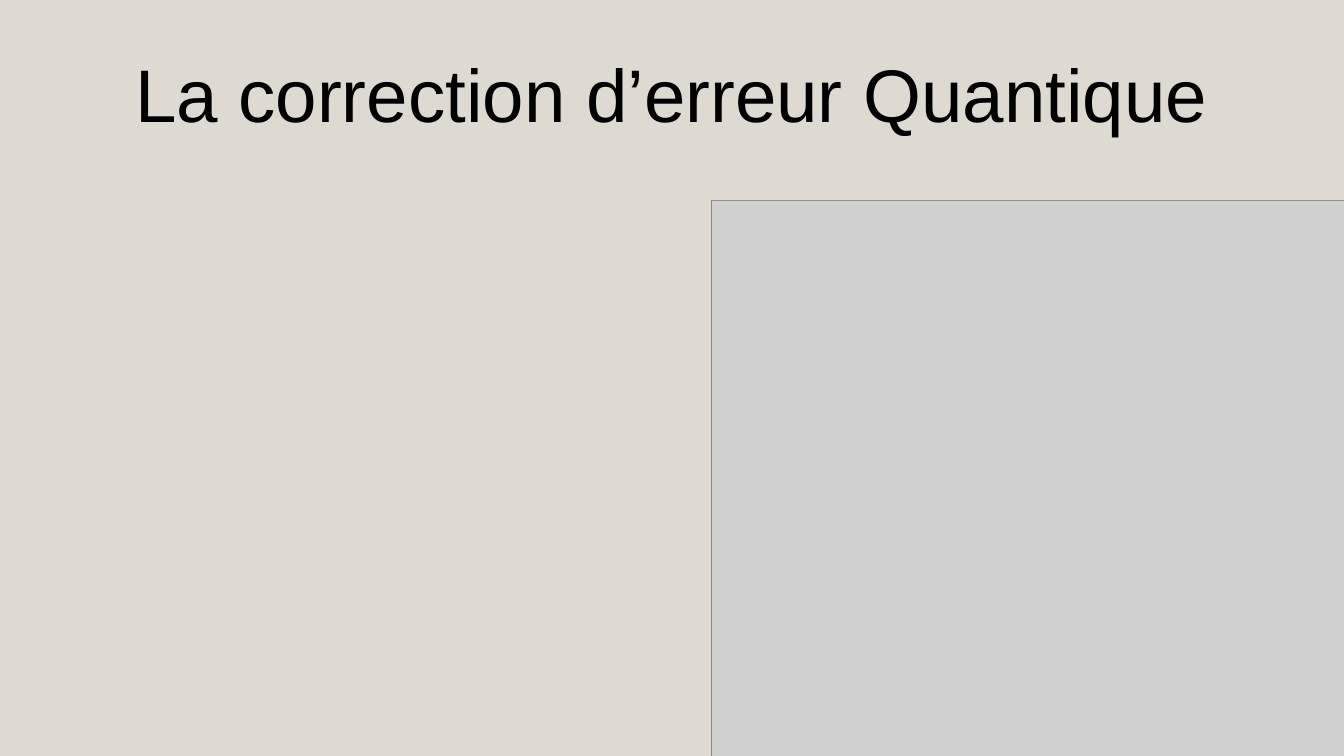
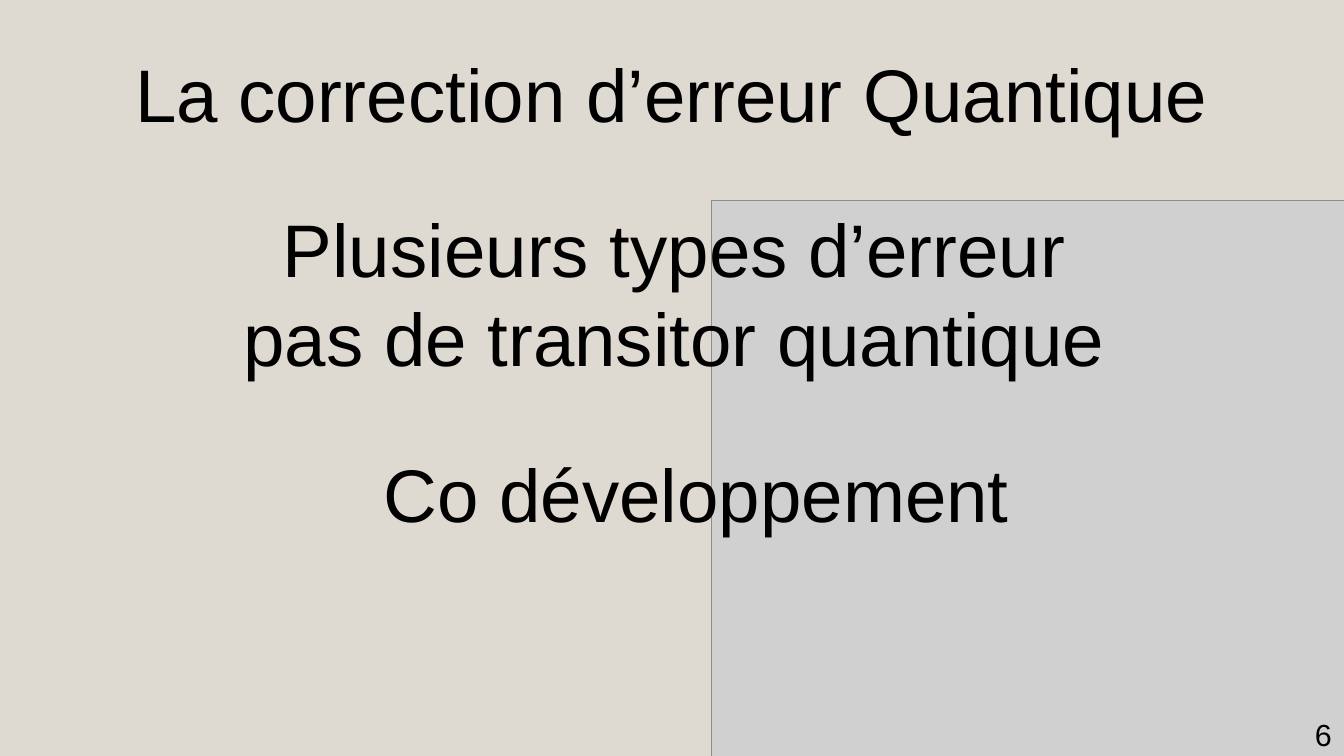
Before and after one commit to AmdaU/presentations, a slide deck: slide 6 of Seminaire/Seminaire.odp. Drawn at 1344x756 pixels with LibreOffice and Linux fonts; fonts in the diff are those of the drawing; grey boxes stand for pictures. Boxes give left, top, right and bottom in pixels: in the first picture for what was removed or moved away, otherwise in the second. Text is boxed around its words. In the diff, an @@ line names an element or a change of style, - is before the commit and + after.

```diff
--- a/Seminaire/Seminaire.odp
+++ b/Seminaire/Seminaire.odp
@@ title added at (243, 218, 1104, 380), 44 pt, text #000000 @@
+Plusieurs types d’erreur
+pas de transitor quantique
@@ title added at (383, 463, 1008, 536), 44 pt, text #000000 @@
+Co développement
@@ page number added at (1315, 724, 1332, 747), 18 pt, text #000000 @@
+6
```
Also in this commit, not shown: 24 other slides changed, 5 slides added, 3 slides removed, 27 other files.
